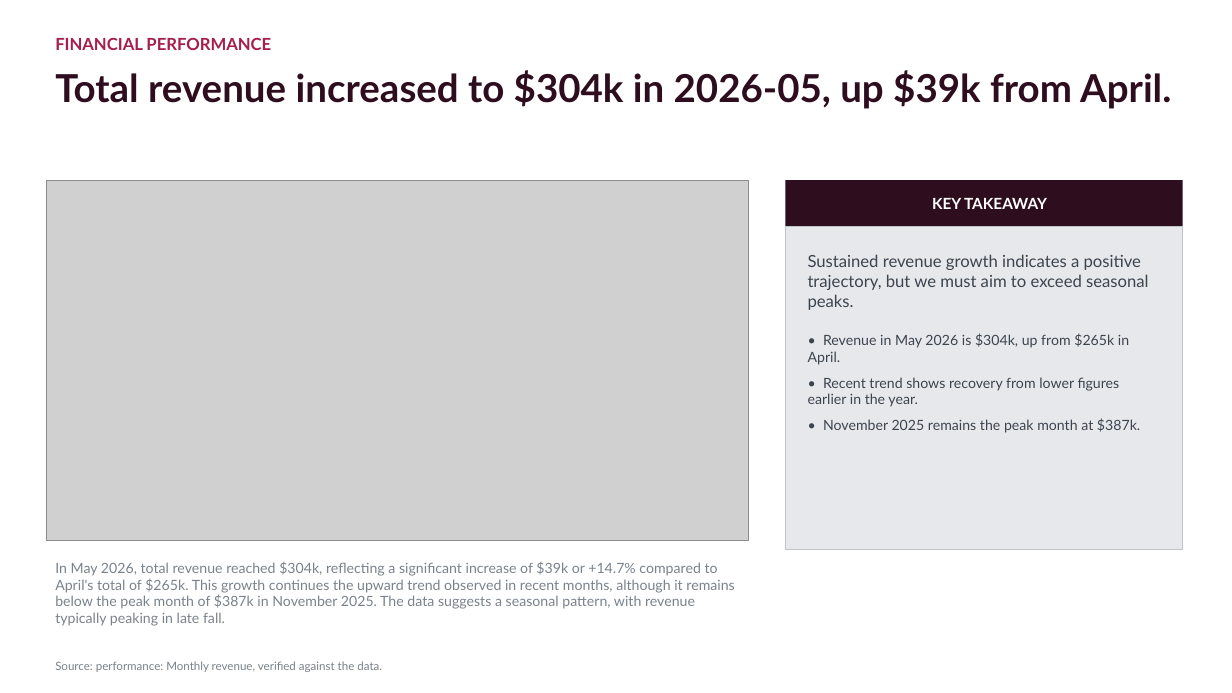
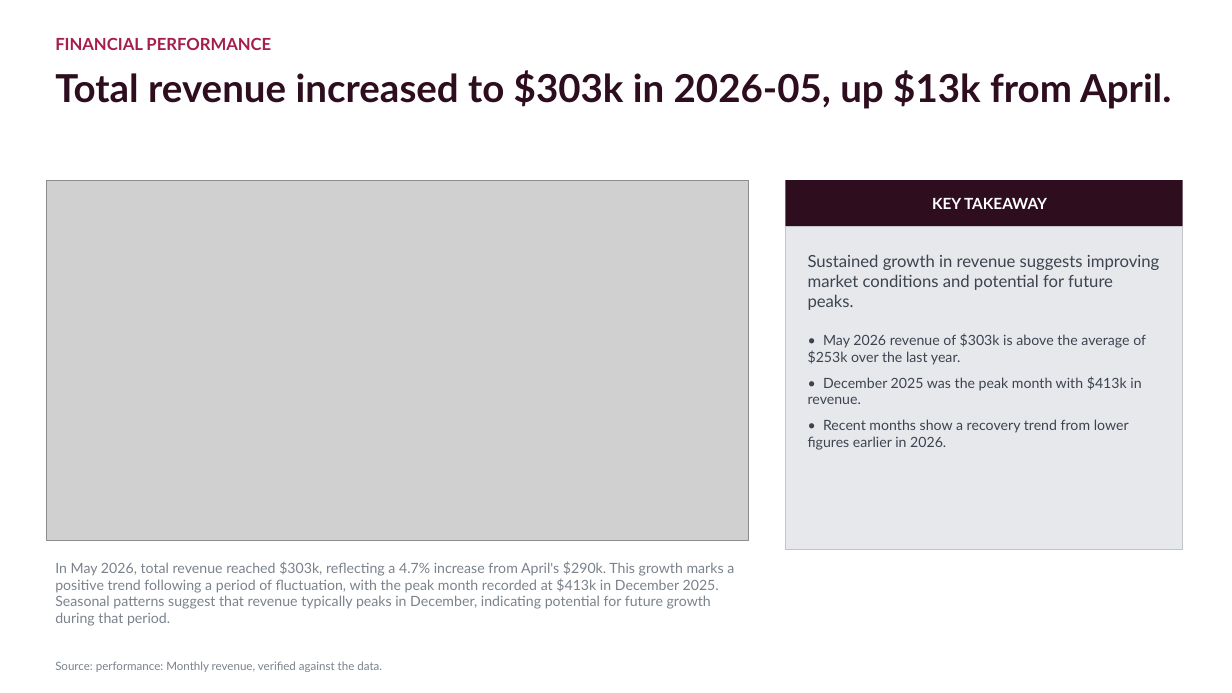
Before and after one commit to AronSarosi/ai-report-generator, a slide deck: slide 3 of app/examples/marketing_analytics/report.pptx. Drawn at 1232x693 pixels with LibreOffice and Linux fonts; fonts in the diff are those of the drawing; grey boxes stand for pictures. Boxes give left, top, right and bottom in pixels: in the first picture for what was removed or moved away, otherwise in the second. Text is boxed around its words. In the diff, an @@ line names an element or a change of style, - is before the commit and + after.

```diff
--- a/app/examples/marketing_analytics/report.pptx
+++ b/app/examples/marketing_analytics/report.pptx
@@ text at bbox=[55, 70, 1171, 109]: text changed @@
-Total revenue increased to $304k in 2026-05, up $39k from April.
+Total revenue increased to $303k in 2026-05, up $13k from April.
@@ text in rectangle at bbox=[808, 254, 1159, 450]: text changed @@
-Sustained revenue growth indicates a positive trajectory, but we must aim to exceed seasonal peaks.
-• Revenue in May 2026 is $304k, up from $265k in April.
-• Recent trend shows recovery from lower figures earlier in the year.
-• November 2025 remains the peak month at $387k.
+Sustained growth in revenue suggests improving market conditions and potential for future peaks.
+• May 2026 revenue of $303k is above the average of $253k over the last year.
+• December 2025 was the peak month with $413k in revenue.
+• Recent months show a recovery trend from lower figures earlier in 2026.
@@ text at bbox=[55, 561, 734, 626]: text changed @@
-In May 2026, total revenue reached $304k, reflecting a significant increase of $39k or +14.7% compared to April's total of $265k. This growth continues the upward trend observed in recent months, although it remains below the peak month of $387k in November 2025. The data suggests a seasonal pattern, with revenue typically peaking in late fall.
+In May 2026, total revenue reached $303k, reflecting a 4.7% increase from April's $290k. This growth marks a positive trend following a period of fluctuation, with the peak month recorded at $413k in December 2025. Seasonal patterns suggest that revenue typically peaks in December, indicating potential for future growth during that period.
```
Also in this commit, not shown: 3 other slides changed, 1 slide added, 1 slide removed, 46 other files.
